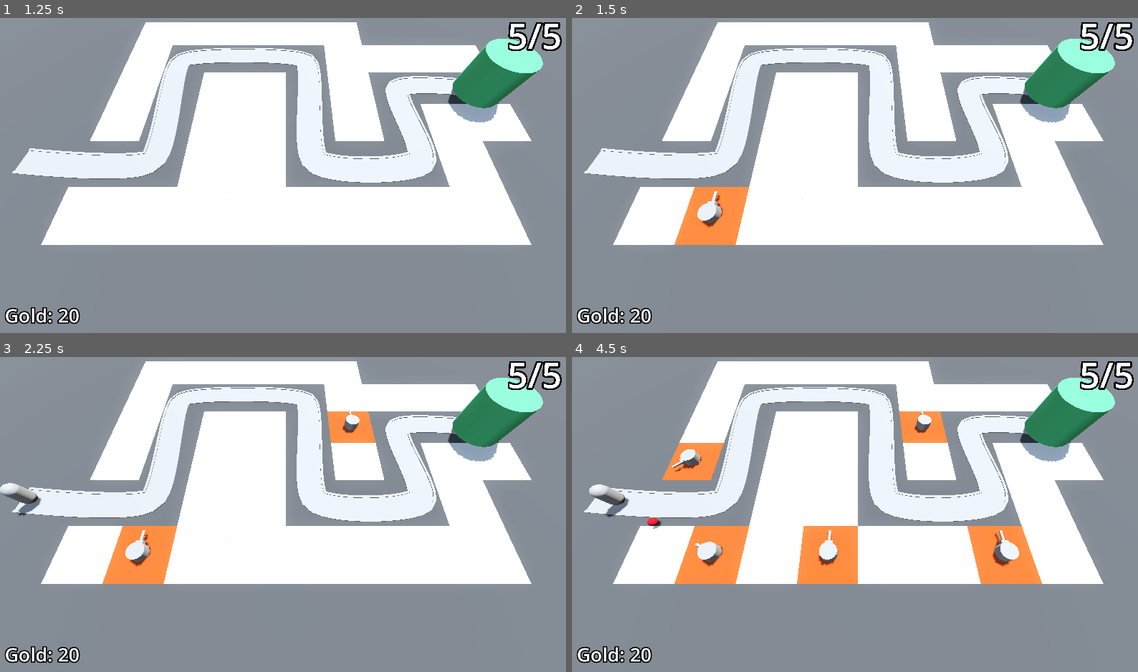
Above: before the commit, frames 1-4 (two rows, left to right).
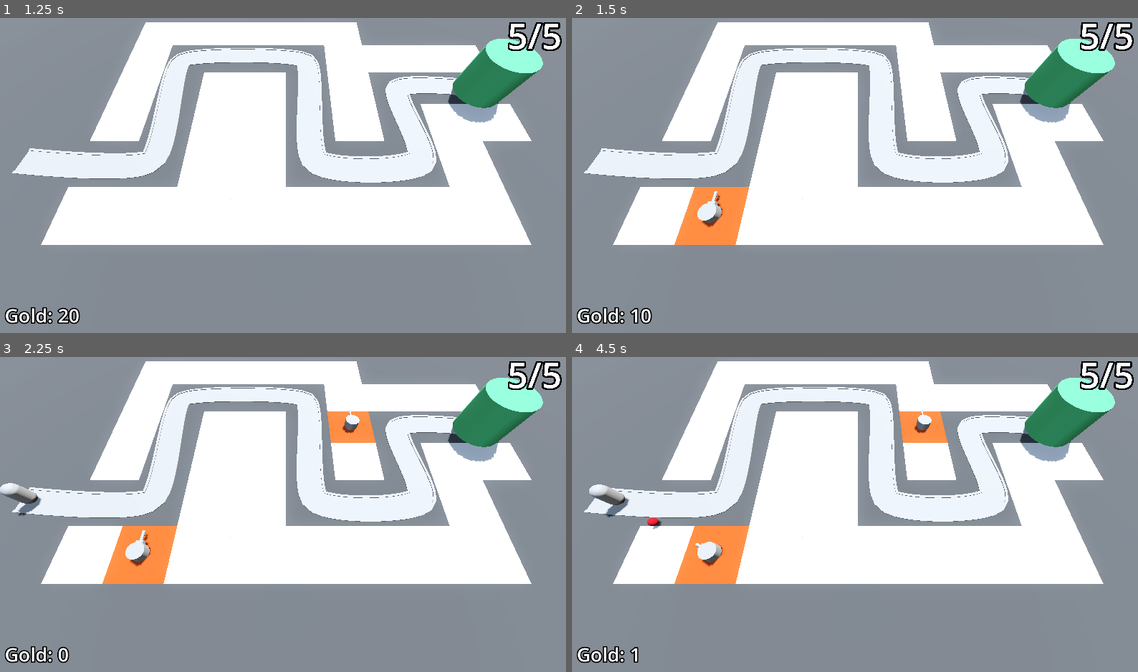
Above: after the commit, the same moments.

Repository: Ingewar/barbarian-blaster
Game: Godot game, scene res://base_level.tscn
The game is run twice, just before and just after one commit, with the same random seed, the same clock (stepped at 60 frames per second) and the same inputs.
Inputs (mouse positions are in pixels of both pictures, inside the frame that each line leads up to):
- Up to frame 1 (1.25 s): tap Enter at 0.5 s; move the mouse to (413, 156) at 0.52 s; click (413, 156) at 0.6 s
- Up to frame 2 (1.5 s): tap Space at 1.25 s; move the mouse to (741, 188) at 1.27 s; click (741, 188) at 1.35 s
- Up to frame 3 (2.25 s): tap Enter at 2 s; move the mouse to (345, 442) at 2.02 s; click (345, 442) at 2.1 s
- Up to frame 4 (4.5 s): move the mouse to (832, 574) at 2.77 s; click (832, 574) at 2.85 s; move the mouse to (1030, 558) at 3.52 s; click (1030, 558) at 3.6 s; move the mouse to (685, 464) at 4.27 s; click (685, 464) at 4.35 s

Frame 1 is identical in both runs. In frame 2, less than 0.1% of the frame differs, in the area x 10-13%, y 92-98%; in frame 3, 0.1%; in frame 4, 4.5%, in the area x 10-84%, y 27-98%.

Commit message:
add gold earn/spend system with UI

Diff:
--- a/HUD/hud.gd
+++ b/HUD/hud.gd
@@ -1,15 +1,21 @@
 extends MarginContainer
 
+class_name HUD
+
 @export var start_gold := 20
+
+@onready var gold_label: Label = $GoldLabel
 
 var gold : int:
     set(gold_in):
         gold = max(gold_in, 0)
-        $GoldLabel.text = "Gold: %d" % gold
+        gold_label.text = "Gold: %d" % gold
     get:
         return gold
 
-@onready var gold_label = $GoldLabel
-
 func _ready() -> void:
     gold = start_gold
+    Events.enemy_died.connect(_on_enemy_died)
+
+func _on_enemy_died(score: int) -> void:
+    gold += score
--- /dev/null
+++ b/autoload/events.gd
@@ -0,0 +1,3 @@
+extends Node
+
+signal enemy_died(gold: int)
--- a/base_level.tscn
+++ b/base_level.tscn
@@ -46,9 +46,10 @@
 size = Vector3(100, 2, 100)
 material = SubResource("StandardMaterial3D_bo3yr")
 
-[node name="RayPickerCamera" parent="." node_paths=PackedStringArray("turret_manager") instance=ExtResource("1_3o4py")]
+[node name="RayPickerCamera" parent="." node_paths=PackedStringArray("turret_manager", "hud") instance=ExtResource("1_3o4py")]
 transform = Transform3D(1, 0, 0, 0, 0.42261824, 0.9063078, 0, -0.9063078, 0.42261824, 0, 14.5, 9.5)
 turret_manager = NodePath("../turret_manager")
+hud = NodePath("../HUD")
 
 [node name="GridMap" type="GridMap" parent="."]
 mesh_library = ExtResource("1_bo3yr")
--- a/enemies/enemy.gd
+++ b/enemies/enemy.gd
@@ -1,27 +1,23 @@
 extends PathFollow3D
-
-# Signals
-signal health_changed(health: int)
 
 # Exported variables
 @export var speed := 5.0
 @export var damage := 1
 @export var max_health := 2
+@export var gold_cost := 1
 
+# Onready variables
+@onready var base = get_tree().get_first_node_in_group("base")
 @onready var animation_player: AnimationPlayer = $AnimationPlayer
 
 # Public variables
 var health := max_health:
 	set(value):
 		health = value
-		health_changed.emit(health)
 		if health <= 0:
 			die()
 	get:
 		return health
-
-# Onready variables
-@onready var base = get_tree().get_first_node_in_group("base")
 
 # Built-in methods
 func _process(delta: float) -> void:
@@ -33,6 +29,7 @@
 
 # Public methods
 func die() -> void:
+	Events.enemy_died.emit(gold_cost)
 	queue_free()
 
 func _on_damage_taken(damage_value: int) -> void:
--- a/project.godot
+++ b/project.godot
@@ -16,6 +16,10 @@
 config/features=PackedStringArray("4.5", "Forward Plus")
 config/icon="res://icon.svg"
 
+[autoload]
+
+Events="*res://autoload/events.gd"
+
 [display]
 
 window/size/viewport_width=1920
--- a/ray_picker_camera/ray_picker_camera.gd
+++ b/ray_picker_camera/ray_picker_camera.gd
@@ -3,6 +3,10 @@
 # Exported variables
 @export var ray_length := 100.0
 @export var turret_manager: TurretManager
+
+# Random variable that shouldn't be here but in the Tutorial they were added here
+@export var hud : HUD
+@export var turret_cost := 10
 
 # Onready variables
 @onready var ray_cast_3d: RayCast3D = $RayCast3D
@@ -13,7 +17,7 @@
 	ray_cast_3d.target_position = project_local_ray_normal(mouse_position) * ray_length
 	ray_cast_3d.force_raycast_update()
 
-	if ray_cast_3d.get_collider() is GridMap:
+	if ray_cast_3d.get_collider() is GridMap && hud.gold >= turret_cost:
 		Input.set_default_cursor_shape(Input.CURSOR_POINTING_HAND)
 		if Input.is_action_just_pressed("click"):
 			_handle_grid_click()
@@ -30,3 +34,4 @@
 		grid_map.set_cell_item(cell, 1)
 		var tile_position := grid_map.map_to_local(cell)
 		turret_manager.build_turret(tile_position)
+		hud.gold -= turret_cost
Not shown, added: autoload/events.gd.uid
